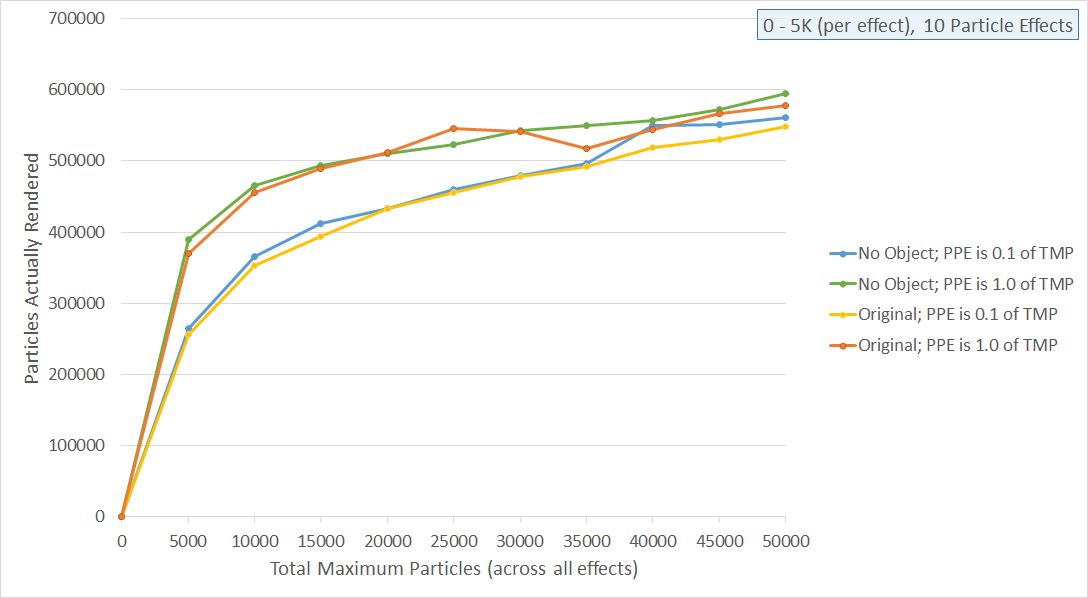
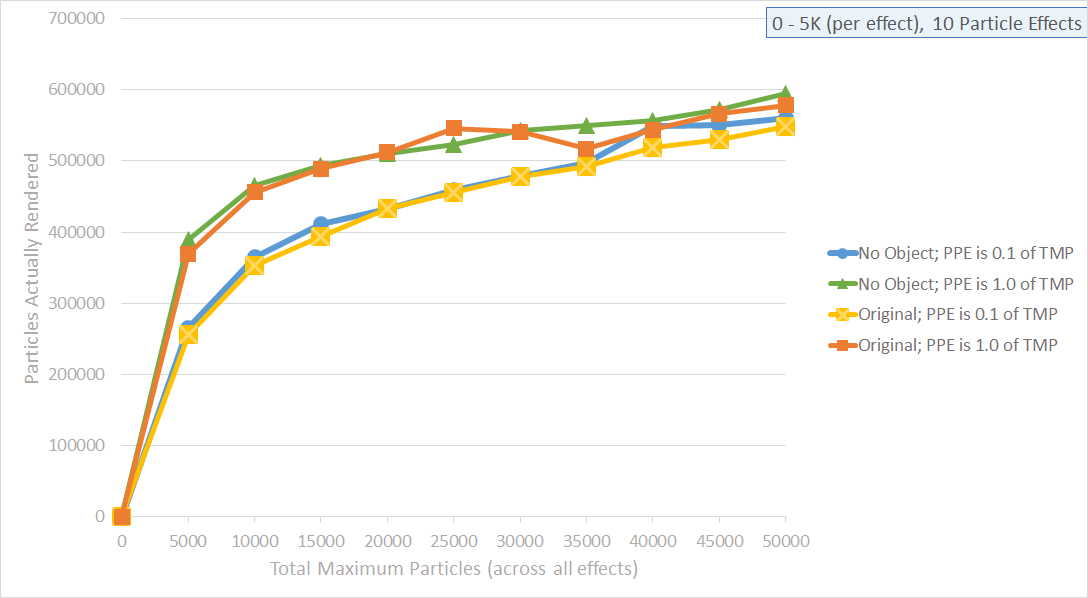
Layered file, before and after one edit (1088px x 598px). Changes by layer:
added layer "Layer 2" above "Layer 1" over box(23, 7, 1087, 579)
